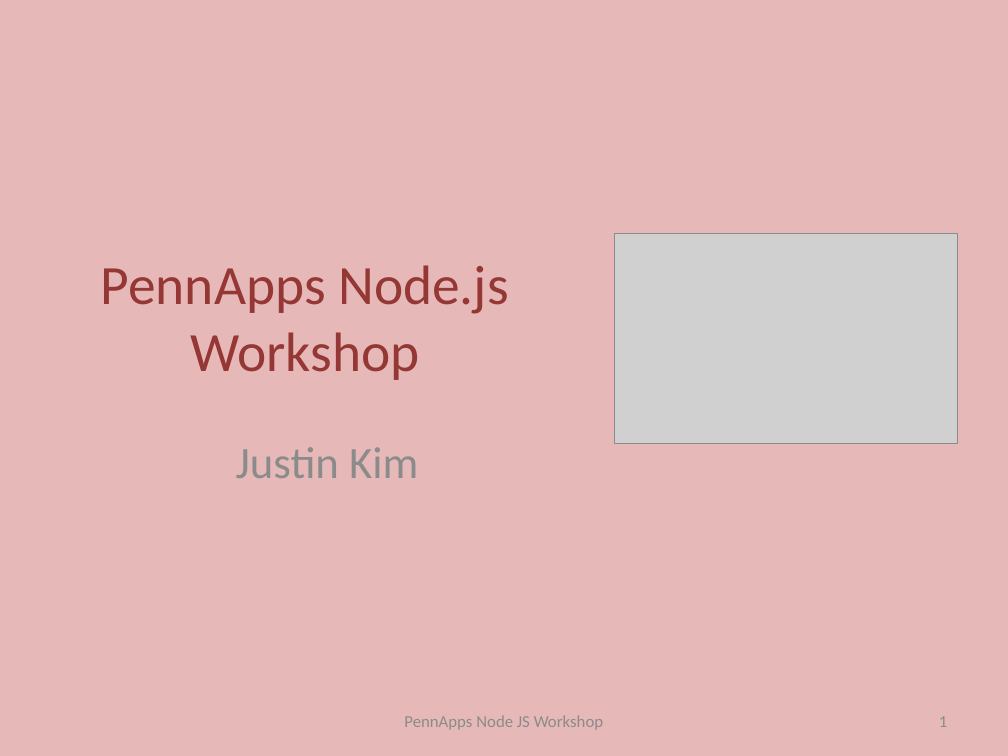
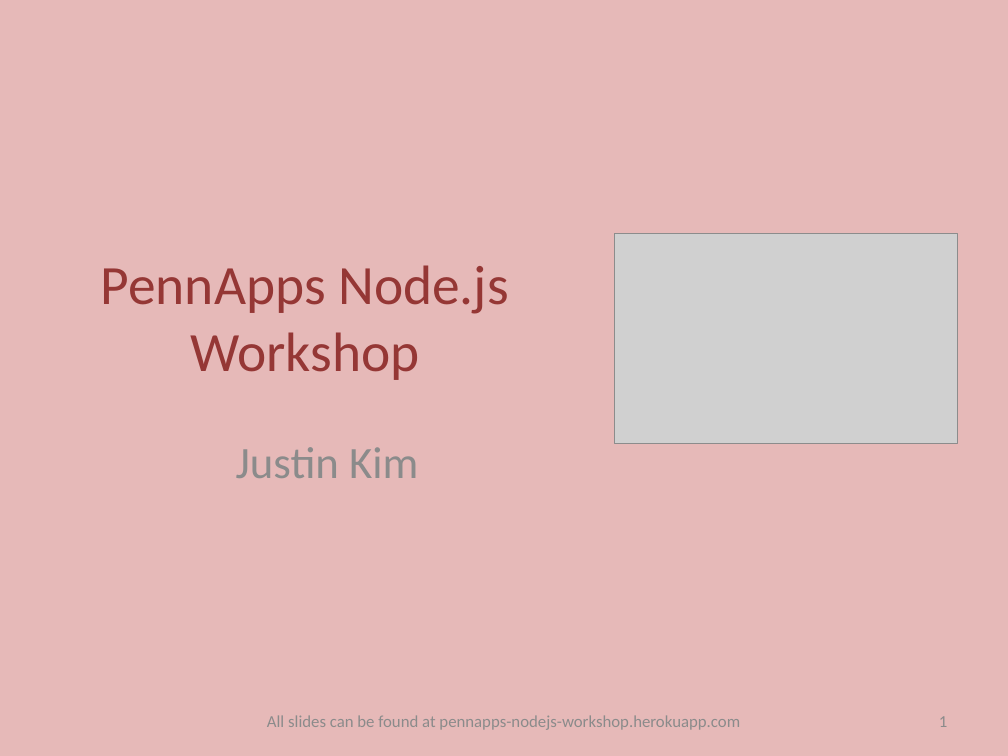
Before and after one commit to jusjmkim/pennapps-nodejs-workshop, a slide deck: slide 1 of pennapps-nodejs-workshop.pptx. Drawn at 1008x756 pixels with LibreOffice and Linux fonts; fonts in the diff are those of the drawing; grey boxes stand for pictures. Boxes give left, top, right and bottom in pixels: in the first picture for what was removed or moved away, otherwise in the second. Text is boxed around its words. In the diff, an @@ line names an element or a change of style, - is before the commit and + after.

```diff
--- a/pennapps-nodejs-workshop.pptx
+++ b/pennapps-nodejs-workshop.pptx
@@ text at box(267, 715, 740, 730): text changed @@
-PennApps Node JS Workshop
+All slides can be found at pennapps-nodejs-workshop.herokuapp.com
```
Also in this commit, not shown: 21 other slides changed, 14 slides added, 2 other files.
